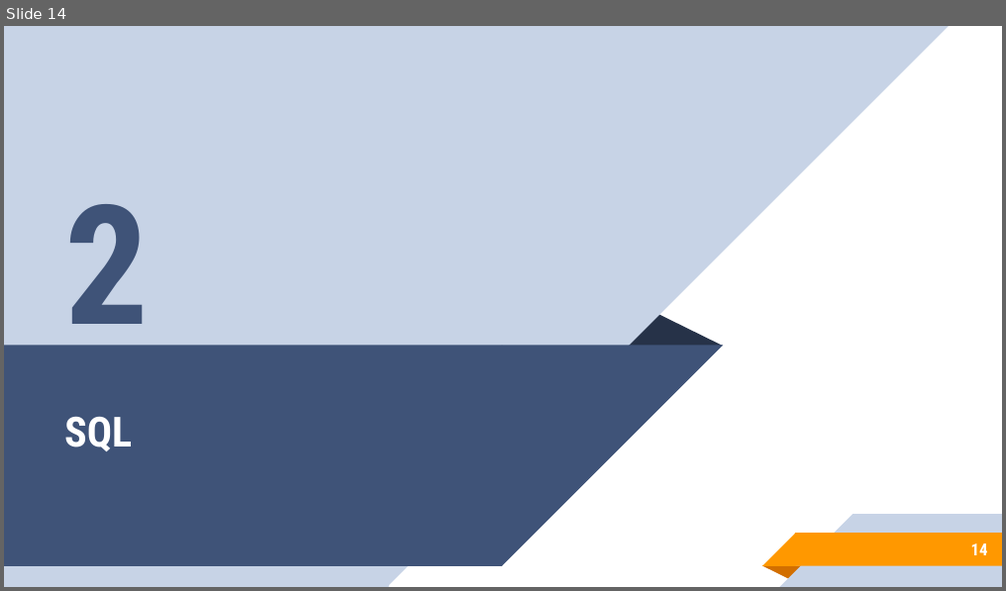
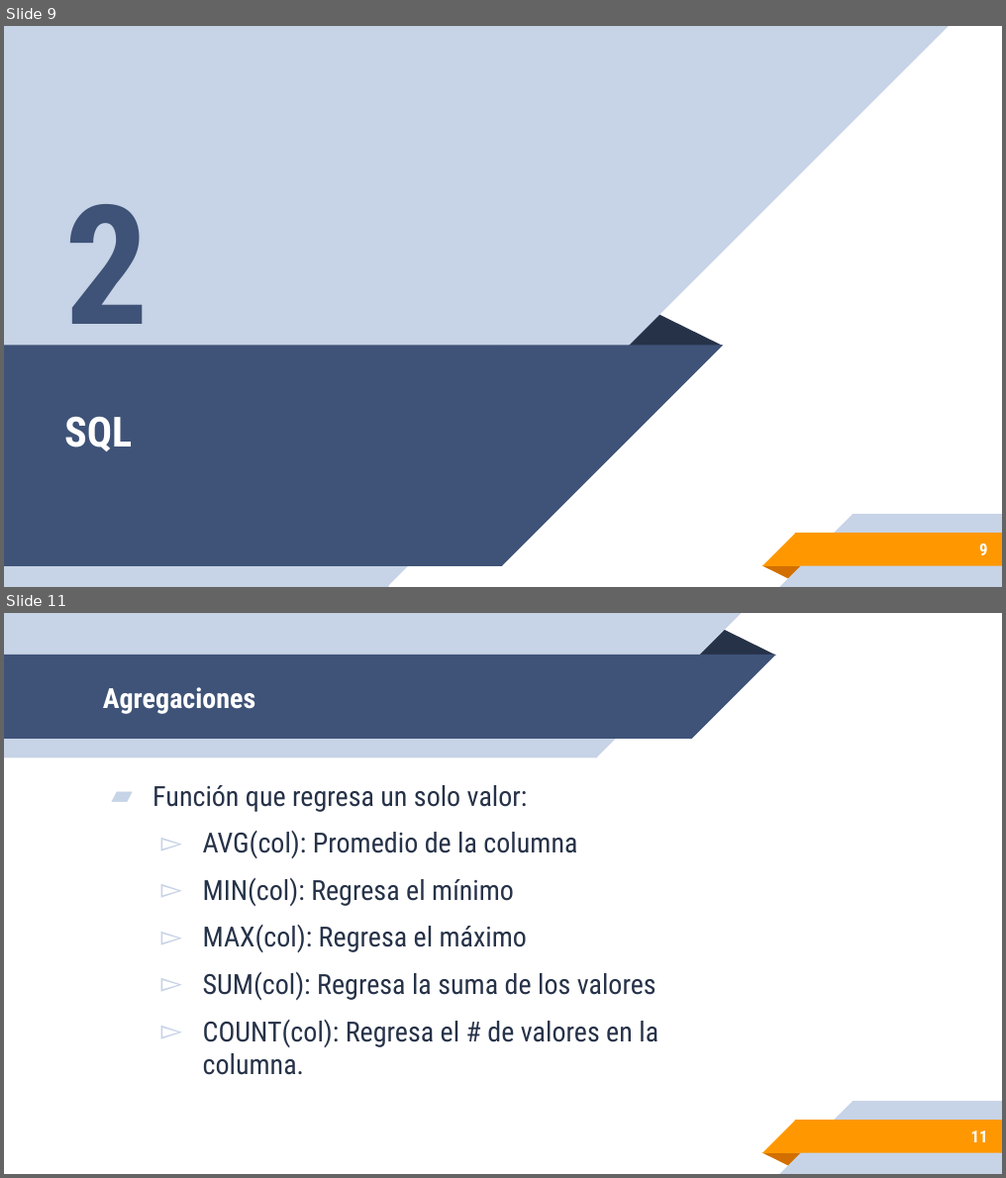
Before and after one commit to leonpalafox/dbclase, a slide deck: Slides/Clase_14_2018.pptx. Shown one above the other, each under a label of ours: slide 14 before the commit, slides 9 and 11 after it; the slides between them are not shown. The pictures are 1006x591 and 1006x1178 pixels, drawn with LibreOffice and Linux fonts; fonts in the diff are those of the drawing; background and template pictures are left out. Boxes give left, top, right and bottom in pixels: in the first picture for what was removed or moved away, otherwise in the second. Text is boxed around its words. In the diff, an @@ line names an element or a change of style, - is before the commit and + after.

```diff
--- a/Slides/Clase_14_2018.pptx
+++ b/Slides/Clase_14_2018.pptx
@@ slide 11 added at (x1=4, y1=613, x2=1002, y2=1174), background #FFFFFF; not listed: 5 template elements that a slide beside it also shows @@
@@ group added at (x1=4, y1=613, x2=775, y2=758): 2 rectangles, 2 right triangles, 1 triangle @@
@@ title added at (x1=103, y1=687, x2=255, y2=714), 20 pt, text #FFFFFF, bold @@
+Agregaciones
@@ text added at (x1=152, y1=785, x2=658, y2=1075), 20 pt, text #263248 @@
+▰ Función que regresa un solo valor:
+  ▻ AVG(col): Promedio de la columna
+  ▻ MIN(col): Regresa el mínimo
+  ▻ MAX(col): Regresa el máximo
+  ▻ SUM(col): Regresa la suma de los valores
+  ▻ COUNT(col): Regresa el # de valores en la columna.
@@ page number added at (x1=971, y1=1131, x2=988, y2=1143), 12 pt, text #FFFFFF, bold @@
+11
@@ what was slide 14 is now slide 9 @@
@@ page number at (x1=979, y1=544, x2=987, y2=556): text changed @@
-14
+9
```
Also in this commit, not shown: 1 slide changed, 6 other slides added, 18 slides removed, 3 other files.
